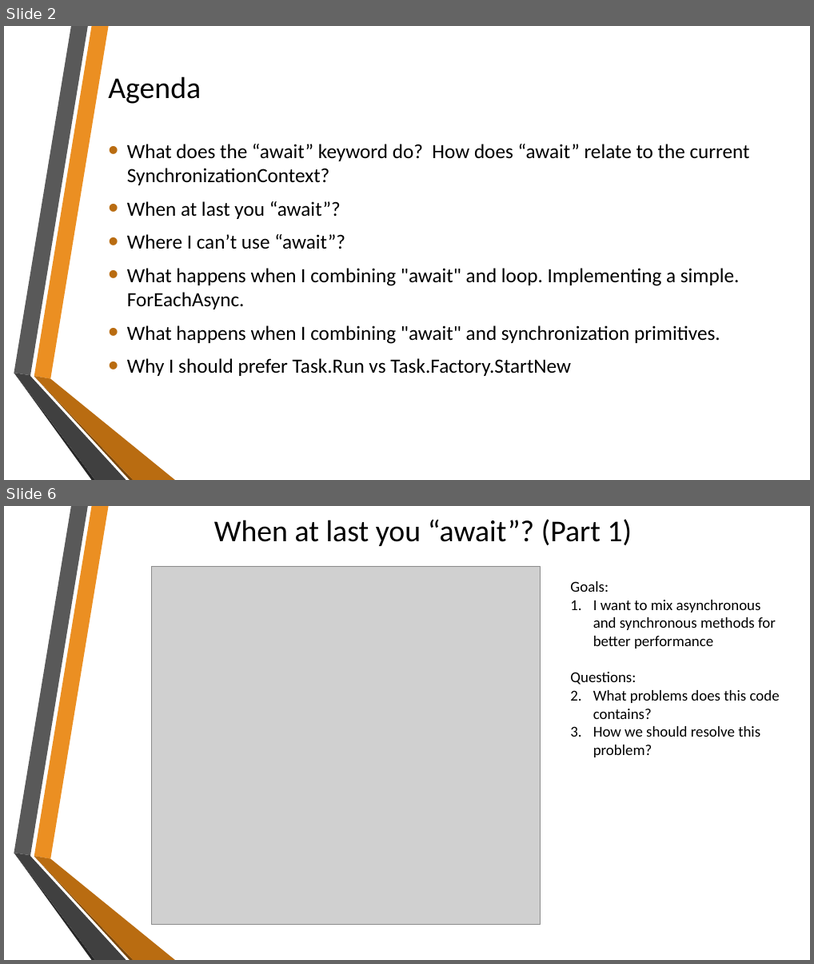
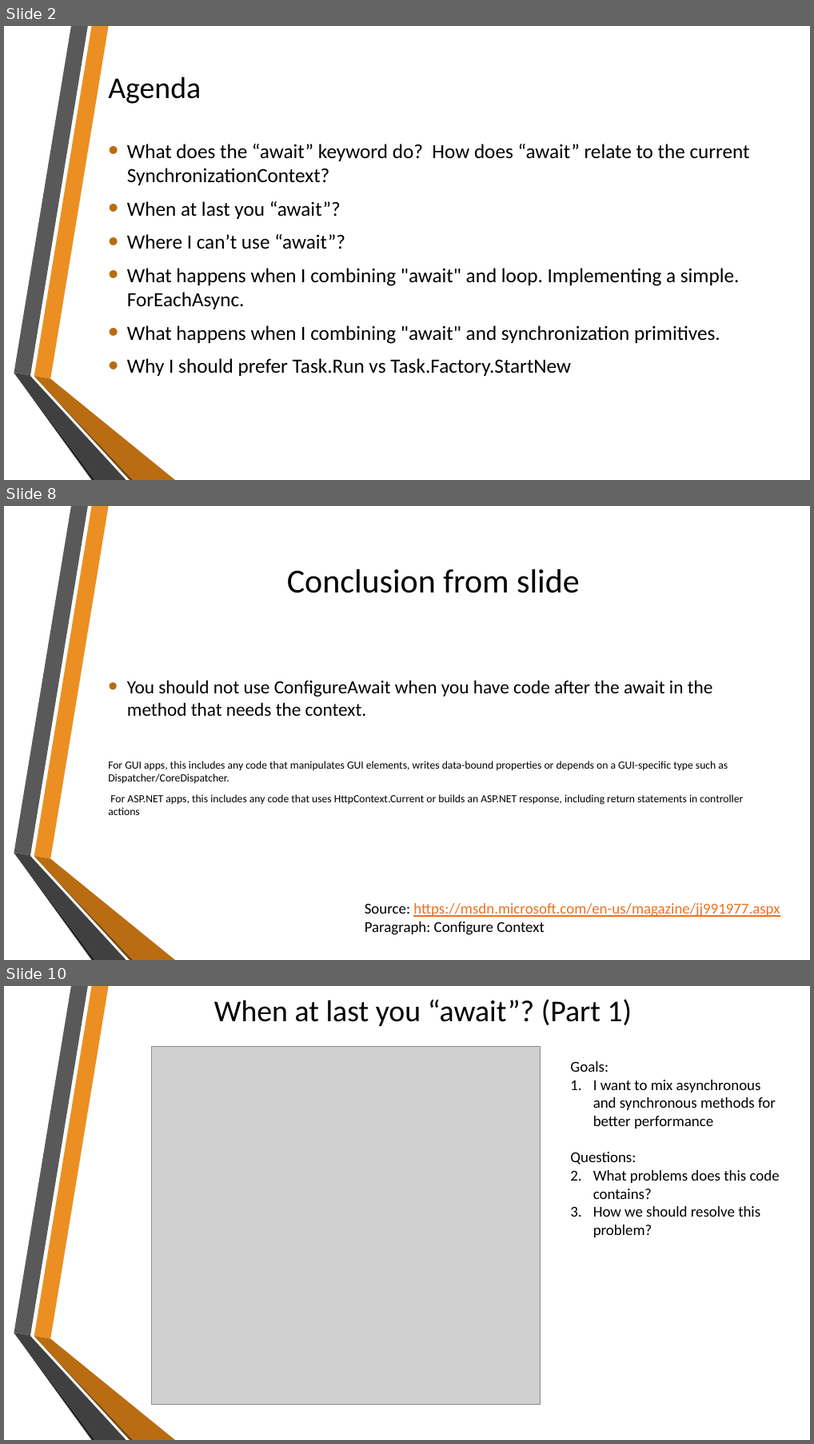
Before and after one commit to sflusov/AsyncAwaitPitfalls, a slide deck: Async Await and their pitfalls.pptx. Shown one above the other, each under a label of ours: slides 2 and 6 before the commit, slides 2, 8 and 10 after it; the slides between them are not shown. The pictures are 814x964 and 814x1444 pixels, drawn with LibreOffice and Linux fonts; fonts in the diff are those of the drawing; grey boxes stand for pictures; background and template pictures are left out. Boxes give left, top, right and bottom in pixels: in the first picture for what was removed or moved away, otherwise in the second. Text is boxed around its words. In the diff, an @@ line names an element or a change of style, - is before the commit and + after.

Commit message:
Slides and examples about synchronizationContext

```diff
--- a/Async Await and their pitfalls.pptx
+++ b/Async Await and their pitfalls.pptx
@@ slide 8 added at bbox=[4, 506, 810, 960], background picture (left out); not listed: 6 template elements that a slide beside it also shows @@
@@ title added at bbox=[287, 569, 580, 593], 40 pt, text #000000 @@
+Conclusion from slide
@@ text added at bbox=[108, 680, 743, 815], 12.9 pt, text #000000 @@
+• You should not use ConfigureAwait when you have code after the await in the method that needs the context.
+For GUI apps, this includes any code that manipulates GUI elements, writes data-bound properties or depends on a GUI-specific type such as Dispatcher/CoreDispatcher.
+For ASP.NET apps, this includes any code that uses HttpContext.Current or builds an ASP.NET response, including return statements in controller actions
@@ text added at bbox=[365, 903, 780, 935], 18 pt, text #EC7220, underline @@
+Source: https://msdn.microsoft.com/en-us/magazine/jj991977.aspx
+Paragraph: Configure Context
@@ what was slide 6 is now slide 10 @@
```
Also in this commit, not shown: 4 slides changed, 5 other slides added, 4 other files.
